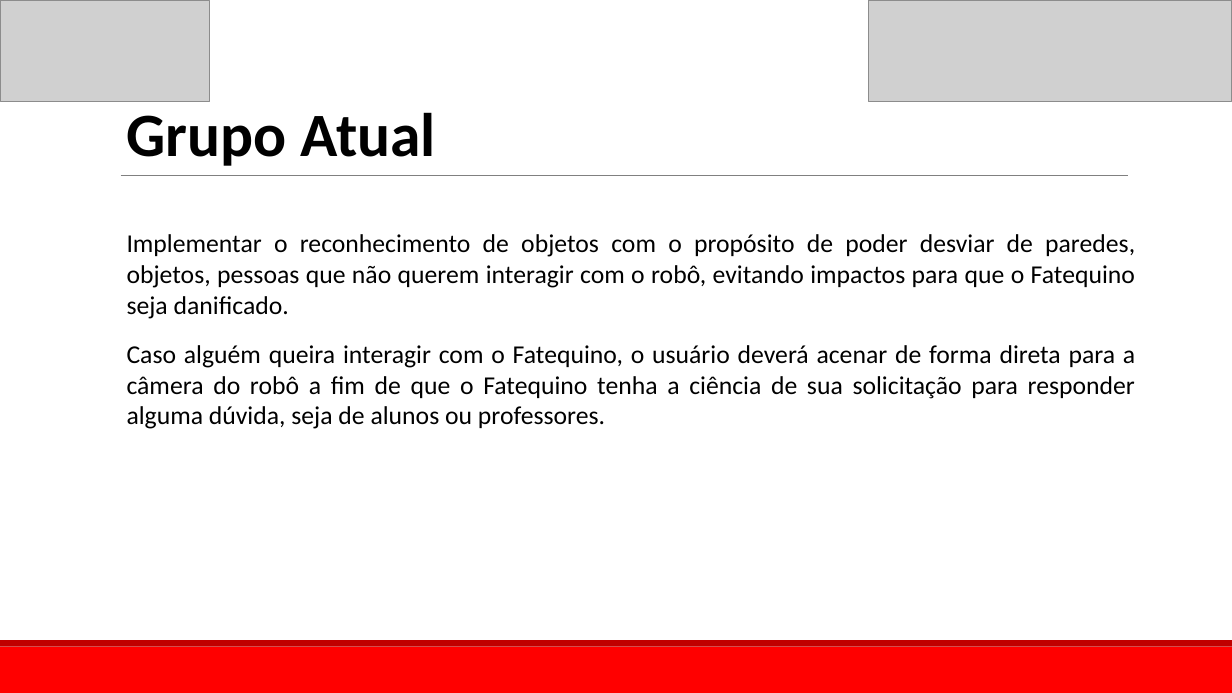
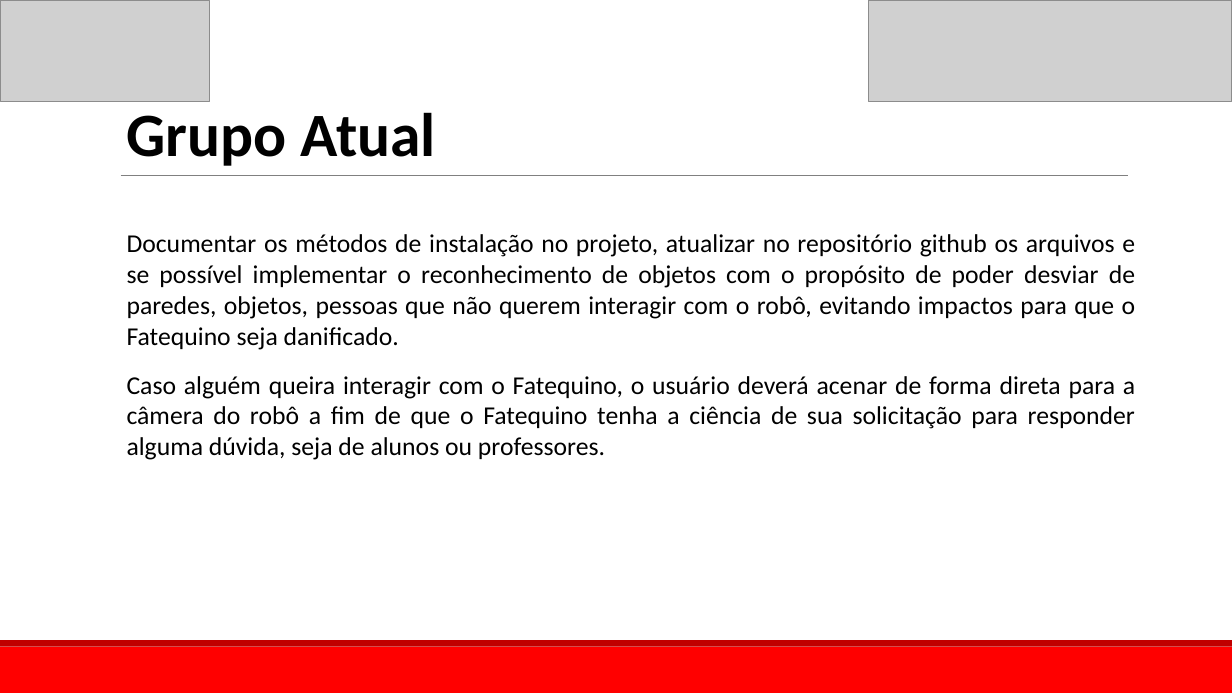
Before and after one commit to Fatequino/Fatequino, a slide deck: slide 6 of Visão/Documentação/Projeto_Fatequino_-_Visão.pptx (slide 5 before the commit). Drawn at 1232x693 pixels with LibreOffice and Linux fonts; fonts in the diff are those of the drawing; grey boxes stand for pictures. Boxes give left, top, right and bottom in pixels: in the first picture for what was removed or moved away, otherwise in the second. Text is boxed around its words. In the diff, an @@ line names an element or a change of style, - is before the commit and + after.

```diff
--- a/Visão/Documentação/Projeto_Fatequino_-_Visão.pptx
+++ b/Visão/Documentação/Projeto_Fatequino_-_Visão.pptx
@@ text at (x1=127, y1=234, x2=1136, y2=350): text changed @@
-  Implementar o reconhecimento de objetos com o propósito de poder desviar de paredes, objetos, pessoas que não querem interagir com o robô, evitando impactos para que o Fatequino seja danificado.
+  Documentar os métodos de instalação no projeto, atualizar no repositório github os arquivos e se possível implementar o reconhecimento de objetos com o propósito de poder desviar de paredes, objetos, pessoas que não querem interagir com o robô, evitando impactos para que o Fatequino seja danificado.
```
Also in this commit, not shown: 4 other slides changed, 1 slide added, 5 other files.
